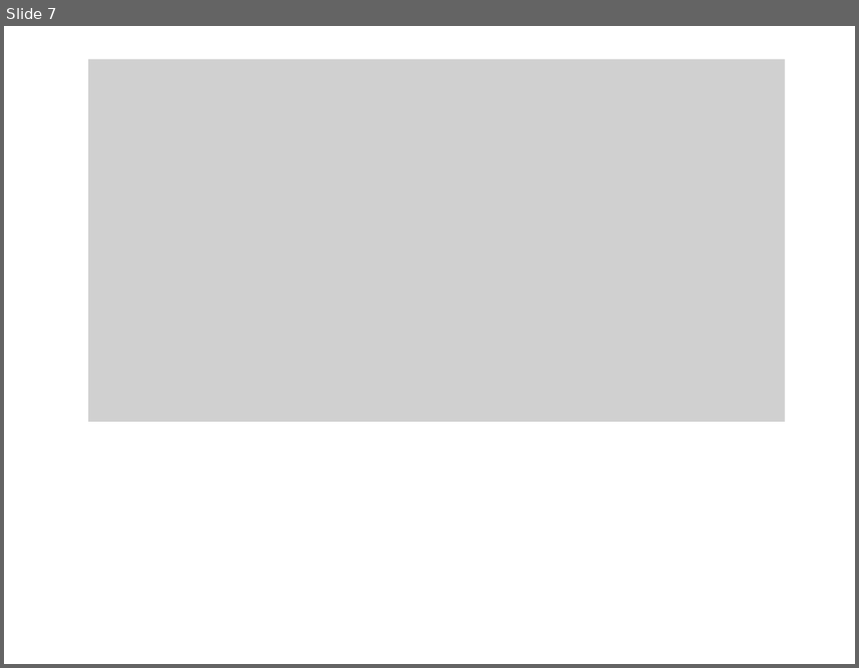
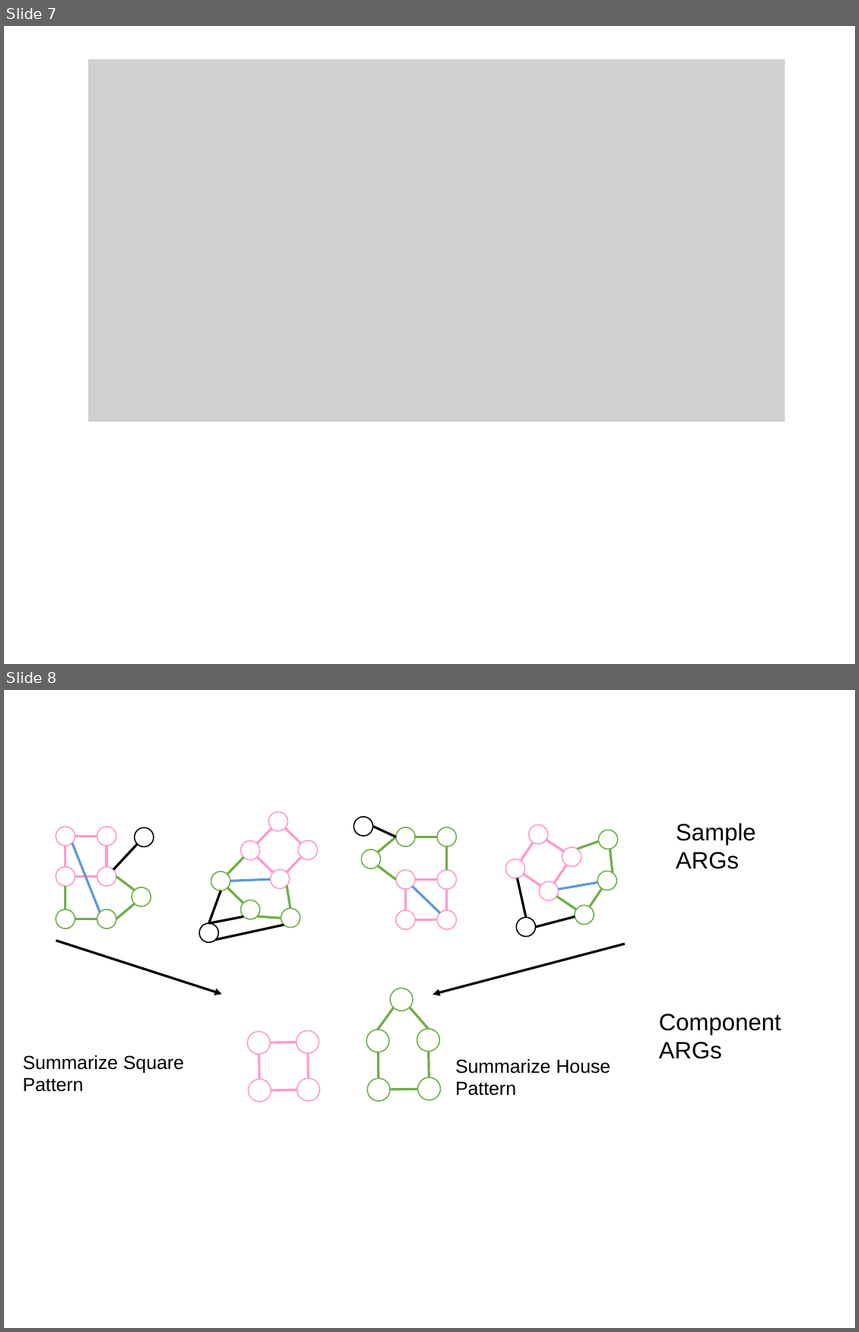
Before and after one commit to WesleyyC/Senior-Thesis, a slide deck: Paper/Graph Matching.pptx. Shown one above the other, each under a label of ours: slide 7 before the commit, slides 7 and 8 after it. The pictures are 859x668 and 859x1332 pixels, drawn with LibreOffice and Linux fonts; fonts in the diff are those of the drawing; grey boxes stand for pictures. Boxes give left, top, right and bottom in pixels: in the first picture for what was removed or moved away, otherwise in the second. Text is boxed around its words. In the diff, an @@ line names an element or a change of style, - is before the commit and + after.

```diff
--- a/Paper/Graph Matching.pptx
+++ b/Paper/Graph Matching.pptx
@@ slide 8 added at (4, 690, 855, 1328), background #FFFFFF @@
@@ group added at (23, 808, 781, 1102): 52 lines, 41 ellipses, 4 texts, 2 arrows @@
+Sample ARGs
+Component ARGs
+Summarize House Pattern
+Summarize Square Pattern
```
Also in this commit, not shown: 1 slide removed, 7 other files.
